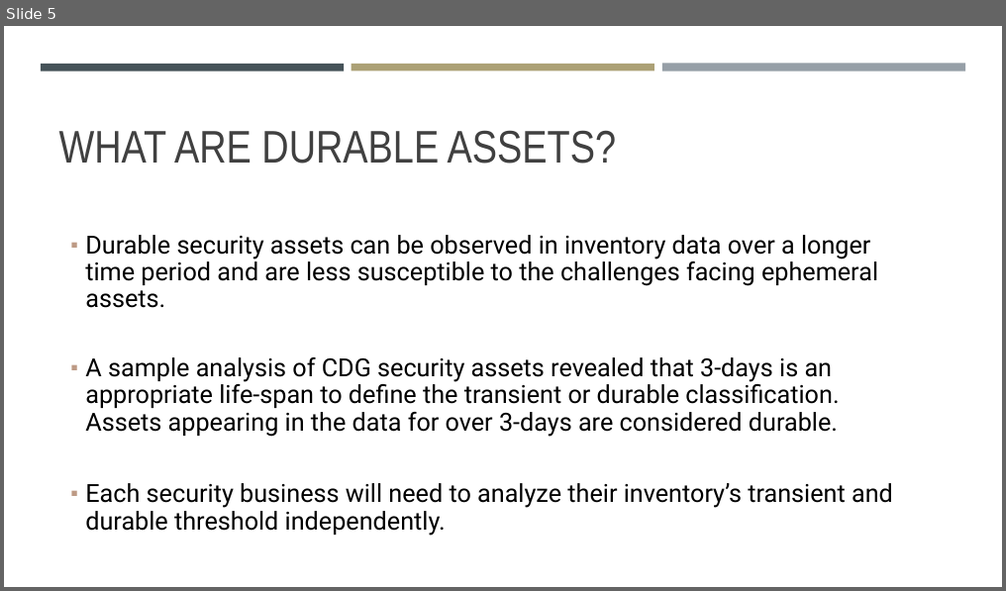
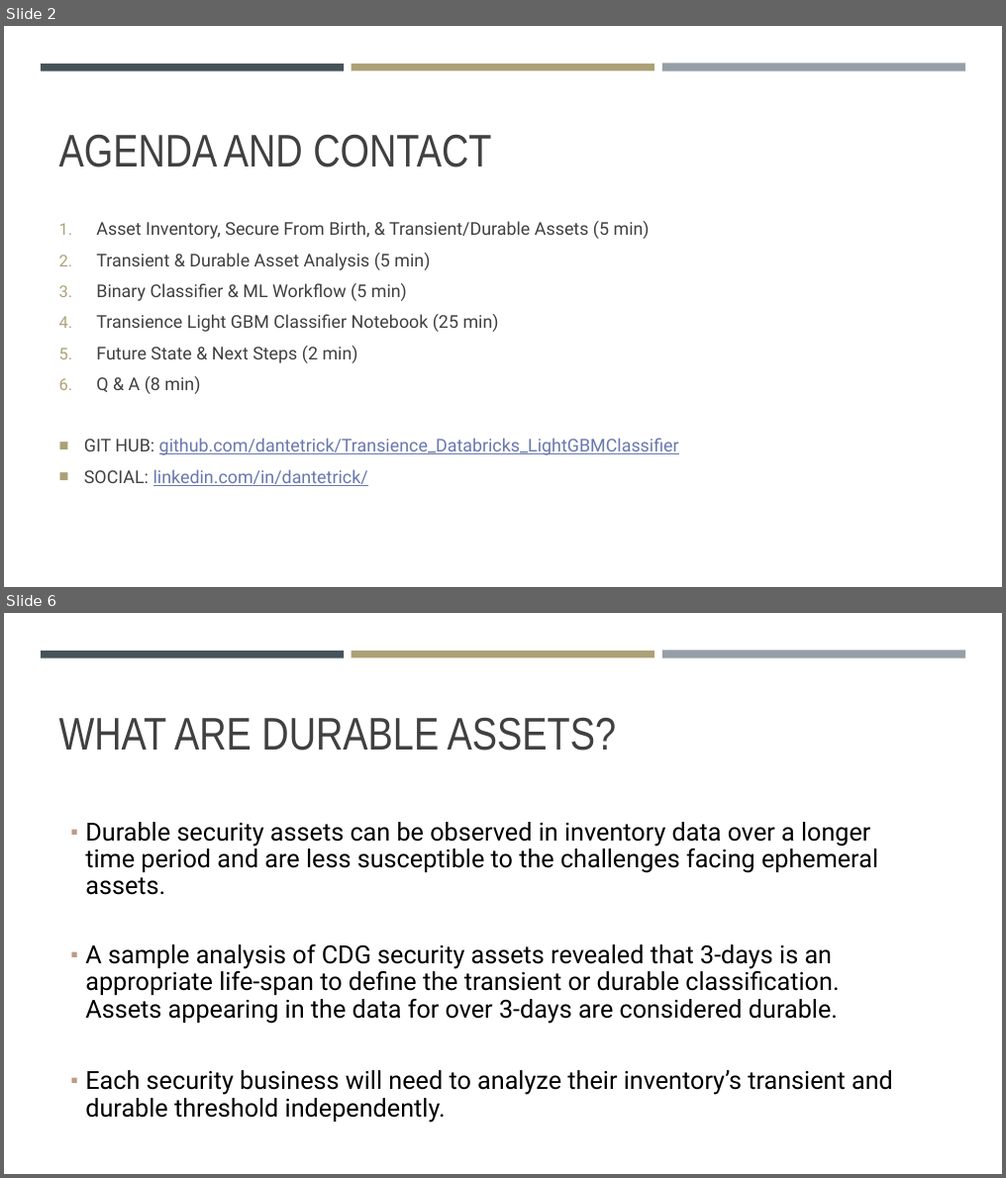
Before and after one commit to dantetrick/Transience_Databricks_LightGBMClassifier, a slide deck: Transience in InfoSec Data - Databricks Notebook.pptx. Shown one above the other, each under a label of ours: slide 5 before the commit, slides 2 and 6 after it; the slides between them are not shown. The pictures are 1006x591 and 1006x1178 pixels, drawn with LibreOffice and Linux fonts; fonts in the diff are those of the drawing. Boxes give left, top, right and bottom in pixels: in the first picture for what was removed or moved away, otherwise in the second. Text is boxed around its words. In the diff, an @@ line names an element or a change of style, - is before the commit and + after.

```diff
--- a/Transience in InfoSec Data - Databricks Notebook.pptx
+++ b/Transience in InfoSec Data - Databricks Notebook.pptx
@@ slide 2 added at <box>4,26,1002,587</box>, background #FFFFFF; not listed: 3 template elements that a slide beside it also shows @@
@@ title added at <box>59,134,491,168</box>, 44 pt, text #404040 @@
+AGENDA AND CONTACT
@@ text added at <box>84,221,679,486</box>, 17 pt, text #404040 @@
+1. Asset Inventory, Secure From Birth, & Transient/Durable Assets (5 min)
+2. Transient & Durable Asset Analysis (5 min)
+3. Binary Classifier & ML Workflow (5 min)
+4. Transience Light GBM Classifier Notebook (25 min)
+5. Future State & Next Steps (2 min)
+6. Q & A (8 min)
+■ GIT HUB: github.com/dantetrick/Transience_Databricks_LightGBMClassifier
+■ SOCIAL: linkedin.com/in/dantetrick/
@@ what was slide 5 is now slide 6 @@
```
Also in this commit, not shown: 6 slides changed, 1 other file.
